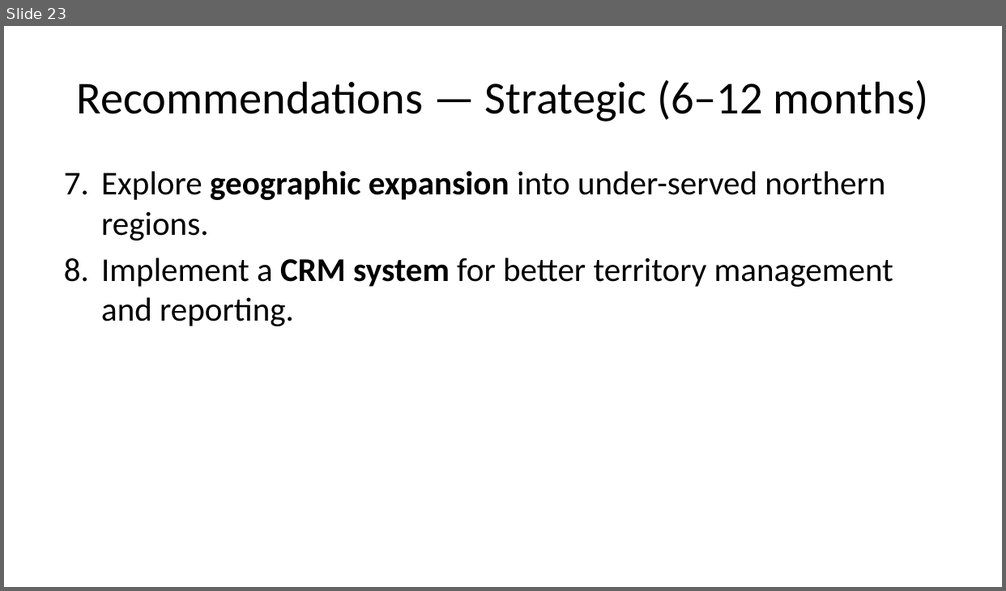
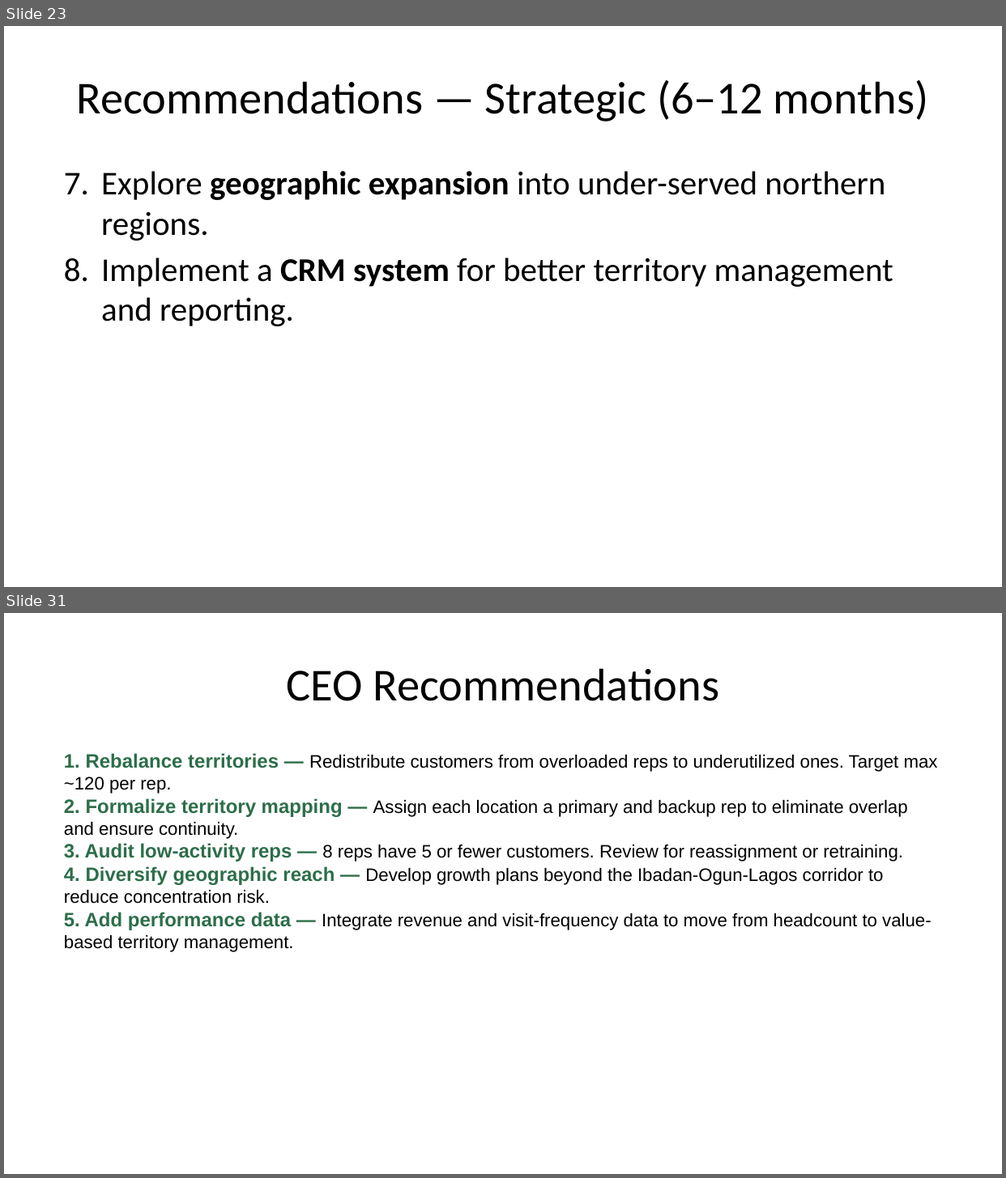
Before and after one commit to Akinbamioluwashola/Agro-bar-analysis, a slide deck: CEO_Presentation_PPTX.pptx. Shown one above the other, each under a label of ours: slide 23 before the commit, slides 23 and 31 after it; the slides between them are not shown. The pictures are 1006x591 and 1006x1178 pixels, drawn with LibreOffice and Linux fonts; fonts in the diff are those of the drawing. Boxes give left, top, right and bottom in pixels: in the first picture for what was removed or moved away, otherwise in the second. Text is boxed around its words. In the diff, an @@ line names an element or a change of style, - is before the commit and + after.

Commit message:
Add dashboard slides to CEO presentation and export PDF
- Added 9 new slides: section header, key metrics, 5 dashboard visualizations, CEO recommendations
- Exported updated presentation to PDF via LibreOffice
- Total slides: 33 (was 24)

```diff
--- a/CEO_Presentation_PPTX.pptx
+++ b/CEO_Presentation_PPTX.pptx
@@ slide 31 added at [4,613,1002,1174], background #FFFFFF @@
@@ title added at [286,668,719,701], 33 pt, text #000000 @@
+CEO Recommendations
@@ text added at [64,753,938,952], 13 pt, text #000000 @@
+1. Rebalance territories — Redistribute customers from overloaded reps to underutilized ones. Target max ~120 per rep.
+2. Formalize territory mapping — Assign each location a primary and backup rep to eliminate overlap and ensure continuity.
+3. Audit low-activity reps — 8 reps have 5 or fewer customers. Review for reassignment or retraining.
+4. Diversify geographic reach — Develop growth plans beyond the Ibadan-Ogun-Lagos corridor to reduce concentration risk.
+5. Add performance data — Integrate revenue and visit-frequency data to move from headcount to value-based territory management.
```
Also in this commit, not shown: 1 slide changed, 8 other slides added, 1 other file.
